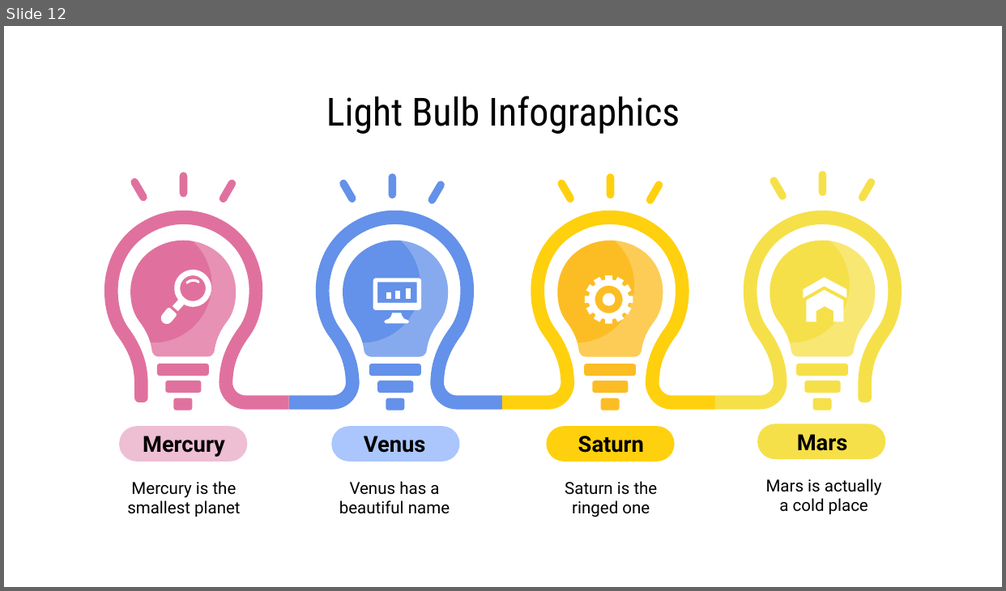
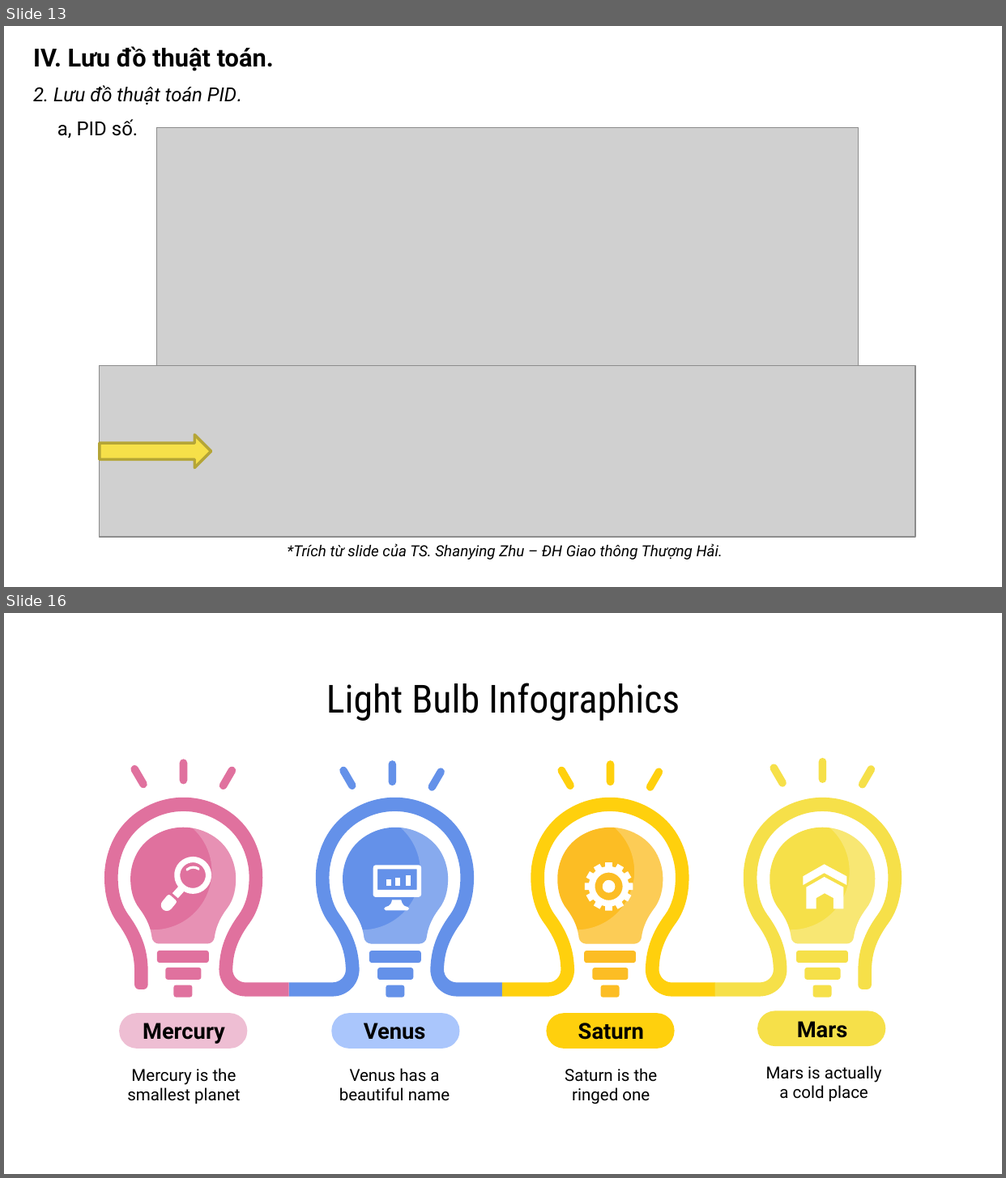
Before and after one commit to khanhnm08/HK_Egg_Incubator, a slide deck: Slide bao cao.pptx. Shown one above the other, each under a label of ours: slide 12 before the commit, slides 13 and 16 after it; the slides between them are not shown. The pictures are 1006x591 and 1006x1178 pixels, drawn with LibreOffice and Linux fonts; fonts in the diff are those of the drawing; grey boxes stand for pictures. Boxes give left, top, right and bottom in pixels: in the first picture for what was removed or moved away, otherwise in the second. Text is boxed around its words. In the diff, an @@ line names an element or a change of style, - is before the commit and + after.

```diff
--- a/Slide bao cao.pptx
+++ b/Slide bao cao.pptx
@@ slide 13 added at <box>4,26,1002,587</box>, background #FFFFFF @@
@@ text added at <box>33,46,274,71</box>, 18 pt, text #000000, bold @@
+IV. Lưu đồ thuật toán.
@@ text added at <box>33,85,242,105</box>, 14 pt, text #000000, italic @@
+2. Lưu đồ thuật toán PID.
@@ text added at <box>57,119,138,139</box>, 14 pt, text #000000 @@
+a, PID số.
@@ picture added at <box>156,128,859,365</box> @@
@@ picture added at <box>100,366,916,538</box> @@
@@ right arrow added at <box>100,435,211,468</box>, fill #F6E049, outline #B6A636 2 pt @@
@@ text added at <box>287,544,722,560</box>, 11 pt, text #000000, italic @@
+*Trích từ slide của TS. Shanying Zhu – ĐH Giao thông Thượng Hải.
@@ what was slide 12 is now slide 16 @@
```
Also in this commit, not shown: 10 slides changed, 3 other slides added, 22 other files.
